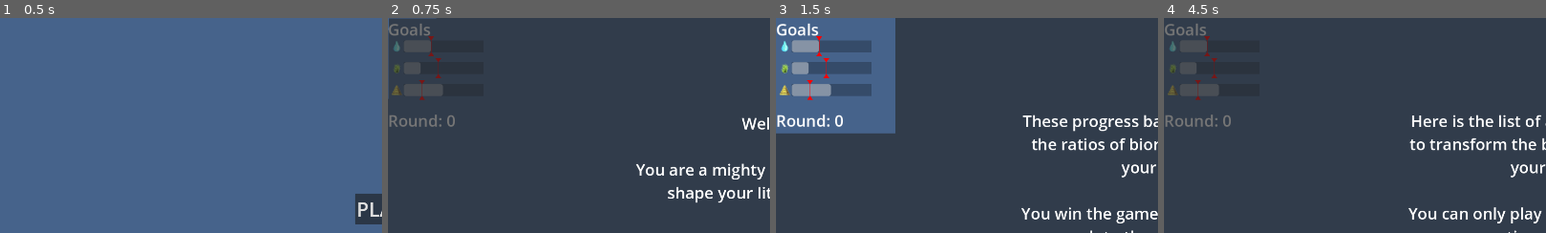
Above: before the commit, frames 1-4 (left to right).
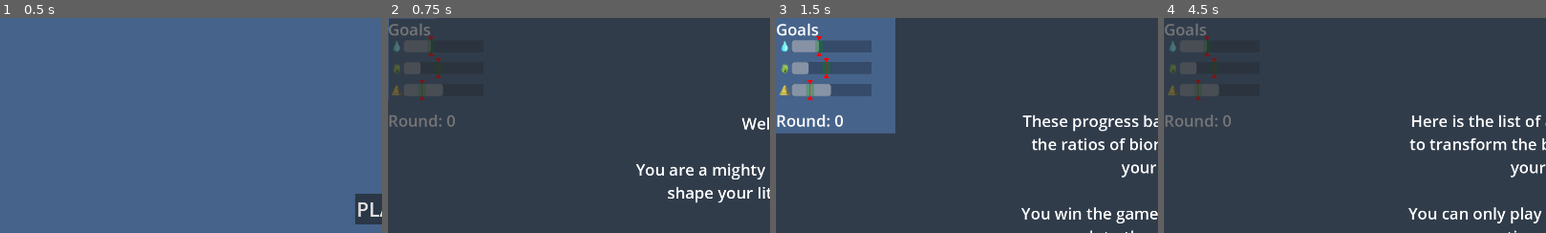
Above: after the commit, the same moments.

Repository: matouseek/game_jam_24
Game: Godot game, scene res://scenes/menu.tscn
Same seed, same stepped clock (60 frames per second), same inputs: the game is played once before the commit and once after it. The engine's default icon, where the game draws it, is replaced by a stand-in: a white triangle on a blue panel in a dark square.
Inputs (mouse positions are % of the whole screen's width and height, from its top left):
- Up to frame 1 (0.5 s): no input
- Up to frame 2 (0.75 s): click "PLAY" at 0.5 s
- Up to frame 3 (1.5 s): tap Enter (ui_accept) at 1.25 s; move the mouse to (72, 45) at 1.27 s; press the mouse at (72, 45) at 1.28 s; hold D (right) from 1.28 s (still down)
- Up to frame 4 (4.5 s): tap Enter (ui_accept) at 1.52, 2, 2.27, 2.75, 3.5, 3.77, 4.25 s; move the mouse to (30, 55) at 2.02 s; release D (right) at 2.03 s; release the mouse at (30, 55) at 2.03 s; hold S (down) 2.03-2.78 s; tap U (undo) at 2.1 s; move the mouse to (60, 28) at 2.77 s; hold D (right) 2.78-3.53 s; hold Mouse wheel up (zoom_in) 2.78-3.53 s; move the mouse to (45, 70) at 3.52 s; hold W (up) 3.53-4.28 s; tap Mouse wheel down (zoom_out) at 3.6 s; move the mouse to (80, 65) at 4.27 s; press the mouse at (80, 65) at 4.28 s; hold A (left) from 4.28 s (still down)
The pictures show only the part of the screen within x 0-50%, y 0-50%; the shares and areas given below are measured in that part.

Frame 1 is identical in both runs. In frame 3, 0.3% of the frame differs, in the area x 8-15%, y 10-37%; in frame 4, less than 0.1%.

Commit message:
Implement error margin visuals

Diff:
--- a/scenes/hud.tscn
+++ b/scenes/hud.tscn
@@ -71,6 +71,12 @@
 color = Color(1, 0, 0, 1)
 polygon = PackedVector2Array(239, 4, 224, 4, 231, 14, 231, 44, 224, 54, 239, 54, 232, 44, 232, 14)
 
+[node name="ErrorMargin" type="Polygon2D" parent="Goals/Water/Sprite2D"]
+position = Vector2(231.5, 29)
+scale = Vector2(10, 1.5)
+color = Color(0, 0.568627, 0, 0.27451)
+polygon = PackedVector2Array(10, 10, 10, -10, -10, -10, -10, 10)
+
 [node name="Meadow" type="Node2D" parent="Goals"]
 position = Vector2(0, 110)
 
@@ -102,6 +108,12 @@
 color = Color(1, 0, 0, 1)
 polygon = PackedVector2Array(239, 4, 224, 4, 231, 14, 231, 44, 224, 54, 239, 54, 232, 44, 232, 14)
 
+[node name="ErrorMargin" type="Polygon2D" parent="Goals/Meadow/Sprite2D"]
+position = Vector2(231.5, 29)
+scale = Vector2(10, 1.5)
+color = Color(0, 0.568627, 0, 0.27451)
+polygon = PackedVector2Array(10, 10, 10, -10, -10, -10, -10, 10)
+
 [node name="Desert" type="Node2D" parent="Goals"]
 position = Vector2(0, 165)
 
@@ -132,6 +144,12 @@
 position = Vector2(-90, -14)
 color = Color(1, 0, 0, 1)
 polygon = PackedVector2Array(239, 4, 224, 4, 231, 14, 231, 44, 224, 54, 239, 54, 232, 44, 232, 14)
+
+[node name="ErrorMargin" type="Polygon2D" parent="Goals/Desert/Sprite2D"]
+position = Vector2(231.5, 29)
+scale = Vector2(10, 1.5)
+color = Color(0, 0.568627, 0, 0.27451)
+polygon = PackedVector2Array(10, 10, 10, -10, -10, -10, -10, 10)
 
 [node name="ItemList" type="ItemList" parent="."]
 anchors_preset = -1
--- a/scripts/game_manager.gd
+++ b/scripts/game_manager.gd
@@ -2,8 +2,6 @@
 
 const GODS_ACTION_PROB_DISTR : Array[float] = [0.4,0.4,0.2] # RAIN, DRAUGHT, MAJORITY
 const GODS_ACTION_COUNT : int = 2
-
-const GOAL_ERROR_MARGIN : float = 0.1
 
 @onready var env: Node2D = $Environment
 
@@ -79,7 +77,7 @@
 
 	env.calc_distribution()
 
-	print("Won game: ", is_goal_reached(G.goal_percentages,G.current_percentages,GOAL_ERROR_MARGIN))
+	print("Won game: ", is_goal_reached(G.goal_percentages,G.current_percentages,G.GOAL_ERROR_MARGIN))
 	update_round_count()
 
 	env.clear_effects_visuals()
@@ -97,7 +95,7 @@
 
 func is_goal_reached(goal_distr : Array[float], cur_dist : Array[float], margin_error : float) -> bool:
 	for i in range(len(goal_distr)):
-		if abs(goal_distr[i]-cur_dist[i])/(goal_distr[i]) >= margin_error:
+		if cur_dist[i] < goal_distr[i] - margin_error or cur_dist[i] > goal_distr[i] + margin_error:
 			return false
 	return true
 
--- a/scripts/goals.gd
+++ b/scripts/goals.gd
@@ -5,6 +5,8 @@
 const GOAL_DISTR_REL_UP_BOUND = 20
 
 const GOAL_DISTR_SELECTION_SIZE = 10 # bigger -> harder game
+
+const GOAL_ERROR_MARGIN : float = 0.05 # absolute in percents distance
 
 var current_percentages : Array[float] = [0.0,0.0,0.0]
 var goal_percentages : Array[float] = [0.0,0.0,0.0]
@@ -67,6 +69,7 @@
 
 	for type in TileTypes.values():
 		HUD.set_goal_hud(type,goal_percentages[type])
+	HUD.set_error_margins_scale(GOAL_ERROR_MARGIN*2)
 
 
 func update_progress(vals):
--- a/scripts/hud.gd
+++ b/scripts/hud.gd
@@ -12,6 +12,12 @@
 	G.TileTypes.WATER : $Goals/Water/ProgressBar,
 	G.TileTypes.MEADOW :  $Goals/Meadow/ProgressBar,
 	G.TileTypes.DESERT :  $Goals/Desert/ProgressBar
+}
+
+@onready var error_margin_nodes = {
+	G.TileTypes.WATER : $Goals/Water/Sprite2D/ErrorMargin,
+	G.TileTypes.MEADOW :  $Goals/Meadow/Sprite2D/ErrorMargin,
+	G.TileTypes.DESERT :  $Goals/Desert/Sprite2D/ErrorMargin
 }
 
 func zeroth_step():
@@ -69,5 +75,13 @@
 func update_remaining_actions() -> void:
 	$RemainingActionsLabel.text = "Remaining: " + str(PS.remaining_actions)
 
+func set_error_margins_scale(scale : float) -> void:
+	for i in range(len(error_margin_nodes)):
+		var vertices = error_margin_nodes[i].polygon
+		var old_height = vertices[0].y
+		var new_width = vertices[0].x * scale
+		var new_vert = [Vector2(new_width,old_height),Vector2(new_width,-old_height),Vector2(-new_width,-old_height),Vector2(-new_width,old_height)]
+		error_margin_nodes[i].polygon = new_vert
+
 func set_will_be_done_visibility(visibility: bool) -> void:
 	$WillBeDone.visible = visibility
Not shown: 1 places in scenes/hud.tscn that only renumber resources
